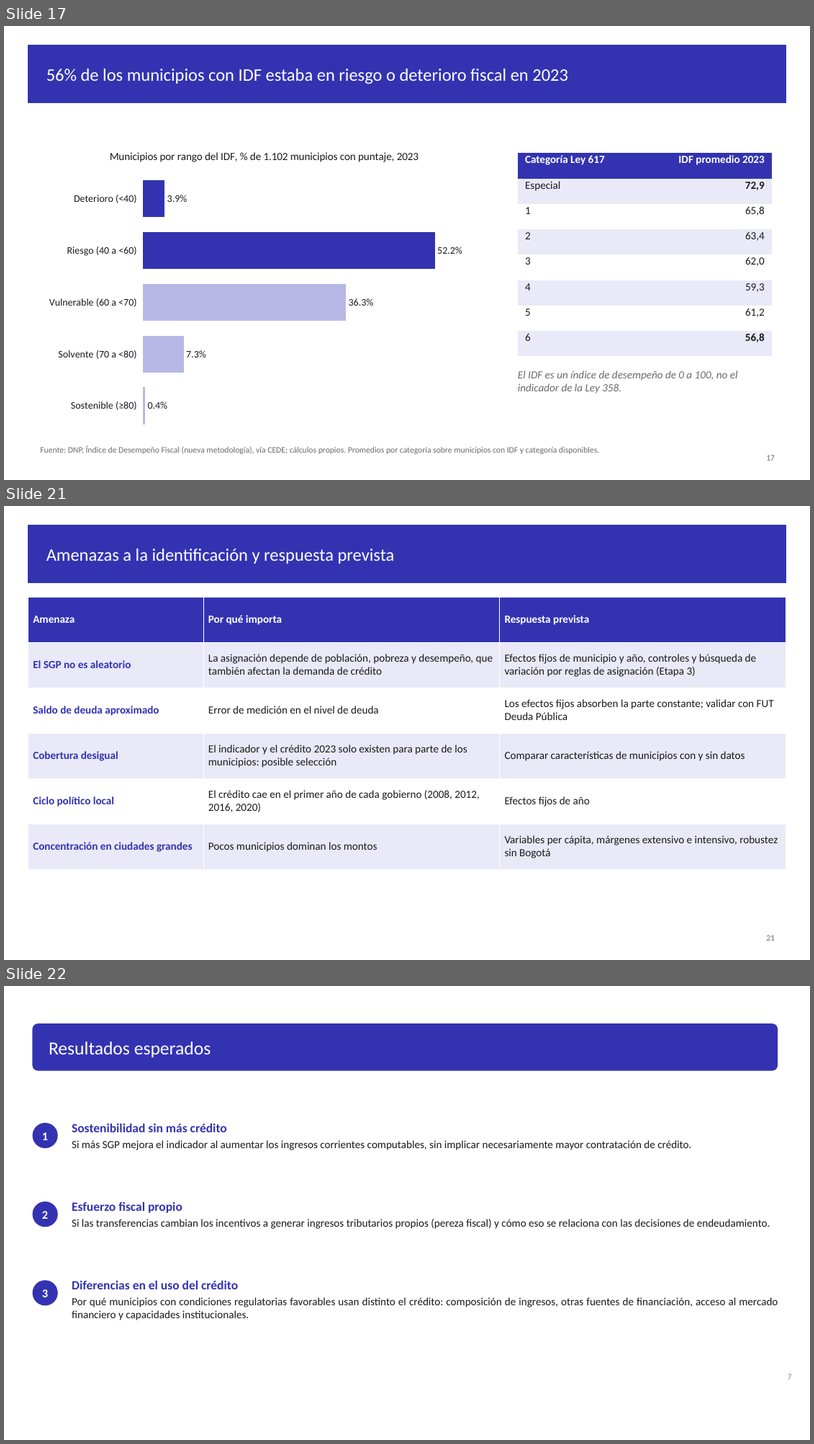
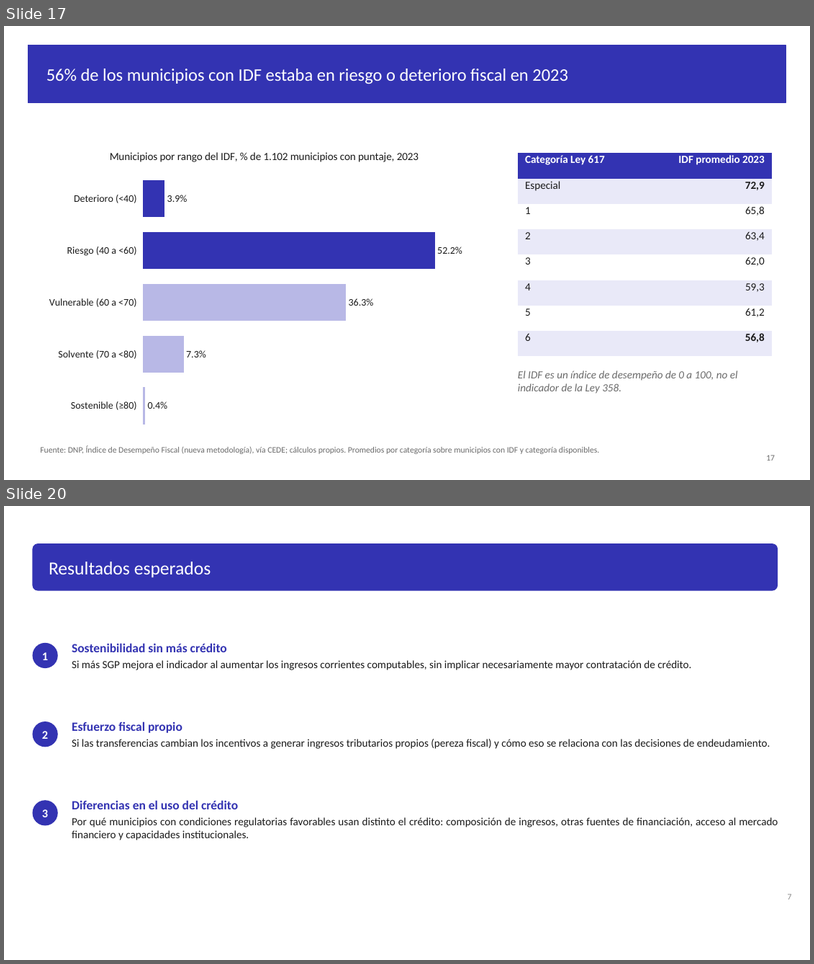
Before and after one commit to Laurarivera34/TESIS_MECA, a slide deck: docs/slides/profesores/Presentacion_LauraRivera_publico_general (1).pptx. Shown one above the other, each under a label of ours: slides 17, 21 and 22 before the commit, slides 17 and 20 after it; the slides between them are not shown. The pictures are 814x1444 and 814x964 pixels, drawn with LibreOffice and Linux fonts; fonts in the diff are those of the drawing. Boxes give left, top, right and bottom in pixels: in the first picture for what was removed or moved away, otherwise in the second. Text is boxed around its words. In the diff, an @@ line names an element or a change of style, - is before the commit and + after.

```diff
--- a/docs/slides/profesores/Presentacion_LauraRivera_publico_general (1).pptx
+++ b/docs/slides/profesores/Presentacion_LauraRivera_publico_general (1).pptx
@@ slide 21 removed at <box>4,506,810,960</box>, background #FFFFFF; not listed: 1 template element that a slide beside it also shows @@
@@ title removed at <box>46,548,395,564</box> @@
-Amenazas a la identificación y respuesta prevista
@@ table removed at <box>28,597,786,869</box>, 6 rows, 3 columns @@
-Amenaza | Por qué importa | Respuesta prevista
-El SGP no es aleatorio | La asignación depende de población, pobreza y desempeño, que también afectan la demanda de crédito | Efectos fijos de municipio y año, controles y búsqueda de variación por reglas de asignación (Etapa 3)
-Saldo de deuda aproximado | Error de medición en el nivel de deuda | Los efectos fijos absorben la parte constante; validar con FUT Deuda Pública
-Cobertura desigual | El indicador y el crédito 2023 solo existen para parte de los municipios: posible selección | Comparar características de municipios con y sin datos
-Ciclo político local | El crédito cae en el primer año de cada gobierno (2008, 2012, 2016, 2020) | Efectos fijos de año
-Concentración en ciudades grandes | Pocos municipios dominan los montos | Variables per cápita, márgenes extensivo e intensivo, robustez sin Bogotá
@@ page number removed at <box>766,934,775,940</box> @@
-21
@@ what was slide 22 is now slide 20 @@
```
Also in this commit, not shown: 14 slides changed, 1 slide added, 4 other slides removed, 4 other files.
